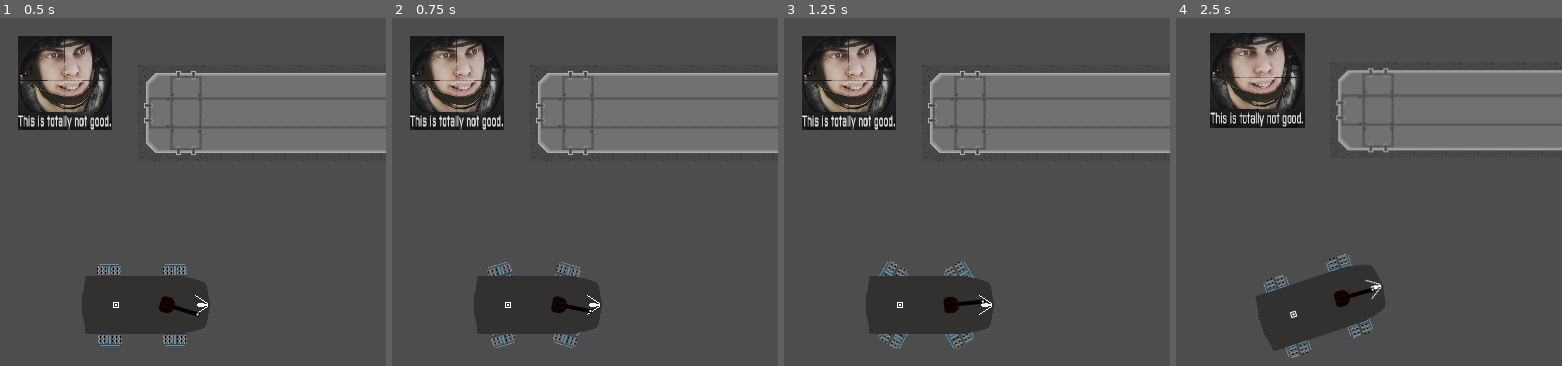
Above: before the commit, frames 1-4 (left to right).
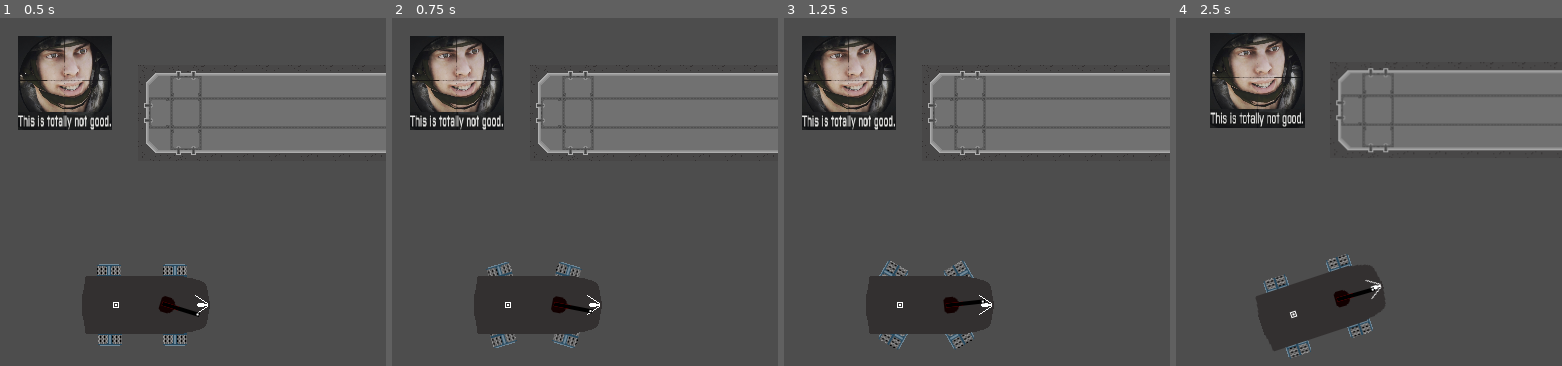
Above: after the commit, the same moments.

Repository: CatWizard47/WormGame
Game: Godot game, scene res://Scenes/main_test_thingy.tscn
The game is run twice, just before and just after one commit, with the same random seed, the same clock (stepped at 60 frames per second) and the same inputs.
Inputs (mouse positions are in pixels of both pictures, inside the frame that each line leads up to):
- Up to frame 1 (0.5 s): no input
- Up to frame 2 (0.75 s): move the mouse to (642, 268) at 0.52 s; press the mouse at (642, 268) at 0.53 s; hold D (move_right) from 0.53 s (still down)
- Up to frame 3 (1.25 s): keep holding D (move_right)
- Up to frame 4 (2.5 s): move the mouse to (1226, 341) at 1.27 s; release D (move_right) at 1.28 s; release the mouse at (1226, 341) at 1.28 s; hold S (move_backward) 1.28-2.03 s; click (1226, 341) at 1.35 s; move the mouse to (1369, 146) at 2.02 s; press the mouse at (1369, 146) at 2.03 s; hold D (move_right) from 2.03 s (still down)

Frame 1 is identical in both runs. In frame 2, 0.2% of the frame differs, in the area x 25-49%, y 73-95%; in frame 3, 0.3%; in frame 4, 0.4%, in the area x 23-51%, y 67-98%.

Commit message:
ignore large change, filesystem related, also improved track module logic, made some setup into making turrets fire

Diff:
--- /dev/null
+++ b/Resources/bullet.gd
@@ -0,0 +1,11 @@
+extends Resource
+
+
+# Called when the node enters the scene tree for the first time.
+#func _ready() -> void:
+#	pass # Replace with function body.
+
+
+# Called every frame. 'delta' is the elapsed time since the previous frame.
+#func _process(delta: float) -> void:
+#	pass
--- a/Scenes/leg_node.tscn
+++ b/Scenes/leg_node.tscn
@@ -1,9 +1,9 @@
 [gd_scene format=3 uid="uid://bwvhd3fu0cuno"]
 
-[ext_resource type="Texture2D" uid="uid://cs8kn84pt41ia" path="res://Resources/Legs/leg_test_node.png" id="1_xwrrd"]
+[ext_resource type="Texture2D" uid="uid://cs8kn84pt41ia" path="res://Textures/Legs/leg_test_node.png" id="1_xwrrd"]
 [ext_resource type="Script" uid="uid://dlk6xemyydp0h" path="res://leg_movement.gd" id="2_vt4as"]
-[ext_resource type="Texture2D" uid="uid://dowar2fjcg3w5" path="res://Resources/Legs/leg_test_arm.png" id="3_ttqad"]
-[ext_resource type="Texture2D" uid="uid://j5ehjj5fyfu0" path="res://Resources/Legs/leg_test_foot.png" id="4_n3tqo"]
+[ext_resource type="Texture2D" uid="uid://dowar2fjcg3w5" path="res://Textures/Legs/leg_test_arm.png" id="3_ttqad"]
+[ext_resource type="Texture2D" uid="uid://j5ehjj5fyfu0" path="res://Textures/Legs/leg_test_foot.png" id="4_n3tqo"]
 
 [sub_resource type="CircleShape2D" id="CircleShape2D_gft63"]
 radius = 6.0
--- a/Scenes/main_test_thingy.tscn
+++ b/Scenes/main_test_thingy.tscn
@@ -1,8 +1,8 @@
 [gd_scene format=4 uid="uid://cguedbnnbe6xm"]
 
-[ext_resource type="Texture2D" uid="uid://0onp0vfkh7ua" path="res://1569567959007.jpg" id="1_2ipxj"]
+[ext_resource type="Texture2D" uid="uid://0onp0vfkh7ua" path="res://Textures/1569567959007.jpg" id="1_2ipxj"]
 [ext_resource type="PackedScene" uid="uid://b82ds00m4tjr2" path="res://Scenes/player_test_hull.tscn" id="2_4ogdj"]
-[ext_resource type="Texture2D" uid="uid://c7sb78wrd73ny" path="res://Resources/TileSets/Tile_test.png" id="3_2ipxj"]
+[ext_resource type="Texture2D" uid="uid://c7sb78wrd73ny" path="res://Textures/TileSets/Tile_test.png" id="3_2ipxj"]
 
 [sub_resource type="RectangleShape2D" id="RectangleShape2D_gft63"]
 size = Vector2(675.4075, 653.5239)
--- a/Scenes/player_main_turret.tscn
+++ b/Scenes/player_main_turret.tscn
@@ -1,8 +1,8 @@
 [gd_scene format=3 uid="uid://bkhtrtgemtxcv"]
 
 [ext_resource type="Script" uid="uid://nohwwevcrjud" path="res://scripts/player_main_turret.gd" id="1_ugf5t"]
-[ext_resource type="Texture2D" uid="uid://dx1ixm2nc617e" path="res://Resources/Turrets/Turret_test.png" id="2_qktiv"]
-[ext_resource type="Texture2D" uid="uid://fstf5teixiud" path="res://Resources/Weapons/GUN_test.png" id="3_axrt5"]
+[ext_resource type="Texture2D" uid="uid://dx1ixm2nc617e" path="res://Textures/Turrets/Turret_test.png" id="2_qktiv"]
+[ext_resource type="Texture2D" uid="uid://fstf5teixiud" path="res://Textures/Weapons/GUN_test.png" id="3_axrt5"]
 
 [node name="player_main_turret" type="Marker2D" unique_id=980375679]
 position = Vector2(215, 253)
--- a/Scenes/player_test_hull.tscn
+++ b/Scenes/player_test_hull.tscn
@@ -1,7 +1,7 @@
 [gd_scene format=3 uid="uid://b82ds00m4tjr2"]
 
 [ext_resource type="Script" uid="uid://m4n14id8pcxq" path="res://scripts/player.gd" id="1_6t5aa"]
-[ext_resource type="Texture2D" uid="uid://dxl8likyr37n8" path="res://Resources/Hulls/hull_test.png" id="2_onrkg"]
+[ext_resource type="Texture2D" uid="uid://dxl8likyr37n8" path="res://Textures/Hulls/hull_test.png" id="2_onrkg"]
 [ext_resource type="PackedScene" uid="uid://bkhtrtgemtxcv" path="res://Scenes/player_main_turret.tscn" id="3_i3pqv"]
 [ext_resource type="PackedScene" uid="uid://bmapecm5pduoa" path="res://Scenes/track_module_node.tscn" id="4_vgqql"]
 
--- a/Scenes/track_module_node.tscn
+++ b/Scenes/track_module_node.tscn
@@ -1,10 +1,10 @@
 [gd_scene format=3 uid="uid://bmapecm5pduoa"]
 
 [ext_resource type="Script" uid="uid://bwqdhks6swn0l" path="res://scripts/track_module_node.gd" id="1_n7xal"]
-[ext_resource type="Texture2D" uid="uid://dgyanyl1w2xbp" path="res://Resources/Legs/Track_test_side_section_Frame_1.png" id="2_n7xal"]
-[ext_resource type="Texture2D" uid="uid://duvmhn3pegx6c" path="res://Resources/Legs/Track_test_side_section_Frame_2.png" id="3_lqwiu"]
-[ext_resource type="Texture2D" uid="uid://40flrds215hc" path="res://Resources/Legs/Track_test_side_section_Frame_3.png" id="4_fpyn1"]
-[ext_resource type="Texture2D" uid="uid://b1l2344afpa3s" path="res://Resources/Legs/Track_test_side_section_Frame_4.png" id="5_botgd"]
+[ext_resource type="Texture2D" uid="uid://dgyanyl1w2xbp" path="res://Textures/Legs/Track_test_side_section_Frame_1.png" id="2_n7xal"]
+[ext_resource type="Texture2D" uid="uid://duvmhn3pegx6c" path="res://Textures/Legs/Track_test_side_section_Frame_2.png" id="3_lqwiu"]
+[ext_resource type="Texture2D" uid="uid://40flrds215hc" path="res://Textures/Legs/Track_test_side_section_Frame_3.png" id="4_fpyn1"]
+[ext_resource type="Texture2D" uid="uid://b1l2344afpa3s" path="res://Textures/Legs/Track_test_side_section_Frame_4.png" id="5_botgd"]
 
 [sub_resource type="RectangleShape2D" id="RectangleShape2D_gft63"]
 size = Vector2(24, 20)
--- a/scripts/player.gd
+++ b/scripts/player.gd
@@ -4,14 +4,15 @@
 @export var acceleration_mult : float = 0.5
 @export var traction_Coefficient : float = 0.02 #MUST BE SMOL
 @export var locomotion_node_rotation_speed: float = 0.025 # in radians
-@export var max_rotation_speed_radian:float
-var locomotive_nodes: Node
 var screen_size # Size of the game window. # temp
 var velocity: Vector2
 var engine_power: float
 var locomotive_rotation: float
+var locomotive_nodes: Node
+var locomotive_nodes_rotated_this_tick: bool = false
 var powertrain_radian_ratio:float
 var node_count: float
+
 
 
 func _ready() -> void:
@@ -32,6 +33,7 @@
 	for loco_node: Node in locomotive_nodes.get_children():
 		locomotive_rotation += loco_node.change_rotation(rotation_speed)
 	locomotive_rotation = locomotive_rotation / node_count
+	locomotive_nodes_rotated_this_tick = true
 
 func _animate_locomotive_nodes(speed:float)->void:
 	for loco_node: Node in locomotive_nodes.get_children():
@@ -42,6 +44,7 @@
 		loco_node.pause_animation()
 
 func _movement(delta: float) -> void:
+	locomotive_nodes_rotated_this_tick = false
 	if Input.is_action_pressed("move_right"):
 		_rotate_locomotive_nodes(locomotion_node_rotation_speed)
 
@@ -54,16 +57,18 @@
 	if(Input.is_action_pressed("move_backward") or Input.is_action_pressed("move_forward")):
 		if Input.is_action_pressed("move_backward") and engine_power > -max_engine_power:
 			engine_power -=1 * acceleration_mult
-			_animate_locomotive_nodes(engine_power)
 
 		if Input.is_action_pressed("move_forward") and engine_power < max_engine_power:
 			engine_power +=1 * acceleration_mult
+
+		if	!locomotive_nodes_rotated_this_tick:
 			_animate_locomotive_nodes(engine_power)
+
 	else:
 		engine_power = 0
-		_stop_locomotive_node_animation()
+		if !locomotive_nodes_rotated_this_tick:
+			_stop_locomotive_node_animation()
 
-	#print(engine_power)
 
 	powertrain_radian_ratio=abs(locomotive_rotation / (PI / 2.01))
 	if  locomotive_rotation > 0.01:	#devided by 80 to seem more 'realistic' ig
--- a/scripts/player_main_turret.gd
+++ b/scripts/player_main_turret.gd
@@ -9,9 +9,9 @@
 var mouse_position: Vector2
 var desired_rotation: float
 var rotation_flag: bool
+var is_weapon_active: bool = true #to be false in actual code
 
 
-# Called when the node enters the scene tree for the first time.
 func _ready() -> void:
 	rotation_flag = true
 	rotation = start_rotation_radian
@@ -44,16 +44,15 @@
 		else:
 			if abs(rotation) > PI:
 				rotation = -signf(rotation) * PI
-	#print(rotation)
 
 
-	#print("cond = ", desired_rotation - global_rotation, "  desired = " ,desired_rotation)
-	#print("global = ", global_rotation, "  local = " ,rotation)
-	#print(left_rotation_limit, "  ",rotation," ", right_rotation_limit)
 
 # Called every frame. 'delta' is the elapsed time since the previous frame.
 func _physics_process(_delta: float) -> void:
-	_rotate()
-	if Input.is_action_pressed("M1_clicked"):
-		print("Shootat:")
+	if is_weapon_active:
+		_rotate()
+		if Input.is_action_pressed("M1_clicked"):
+			print("Shootat:")
 		#here_gun_fire_resource
+		#sure?
+	#print(global_rotation)
--- a/scripts/track_module_node.gd
+++ b/scripts/track_module_node.gd
@@ -1,5 +1,4 @@
 extends RigidBody2D
-var new_direction: Vector2
 var horizontal_orientation_inverted_flag: bool = false
 var left_module: AnimatedSprite2D
 var right_module: AnimatedSprite2D
@@ -31,6 +30,7 @@
 func pause_animation() -> void:
 	left_module.pause()
 	right_module.pause()
+	animation_stop_flag = false
 
 func animate(speed: float) -> void:
 	left_module.play("Move", signf(speed))
@@ -42,6 +42,6 @@
 	pass
 
 func _on_animation_timer_timeout() -> void:
-	print("TIMEOUT")
+	#print("TIMEOUT")
 	if !animation_stop_flag:
 		pause_animation()
Binary file removed: Resources/Legs/Track_tes_frame1.png
Binary file removed: Resources/Legs/Track_tes_frame2.png
Binary file removed: Resources/Legs/Track_tes_frame3.png
Binary file removed: Resources/Legs/Track_tes_frame4.png
Not shown, removed: Resources/Legs/Track_test_side_section_Frame_2.png.import
Not shown, removed: Resources/Legs/leg_test_foot.png.import
Not shown, removed: Resources/TileSets/Tile_test.png.import
Not shown, removed: Resources/Weapons/GUN_test.png.import
Not shown, added: Resources/bullet.gd.uid
Renamed: 1569567959007.jpg -> Textures/1569567959007.jpg
Not shown, changed: Textures/1569567959007.jpg.import
Renamed: Resources/Hulls/Test_sprite.png -> Textures/Hulls/Test_sprite.png
(and 23 more such lines)
